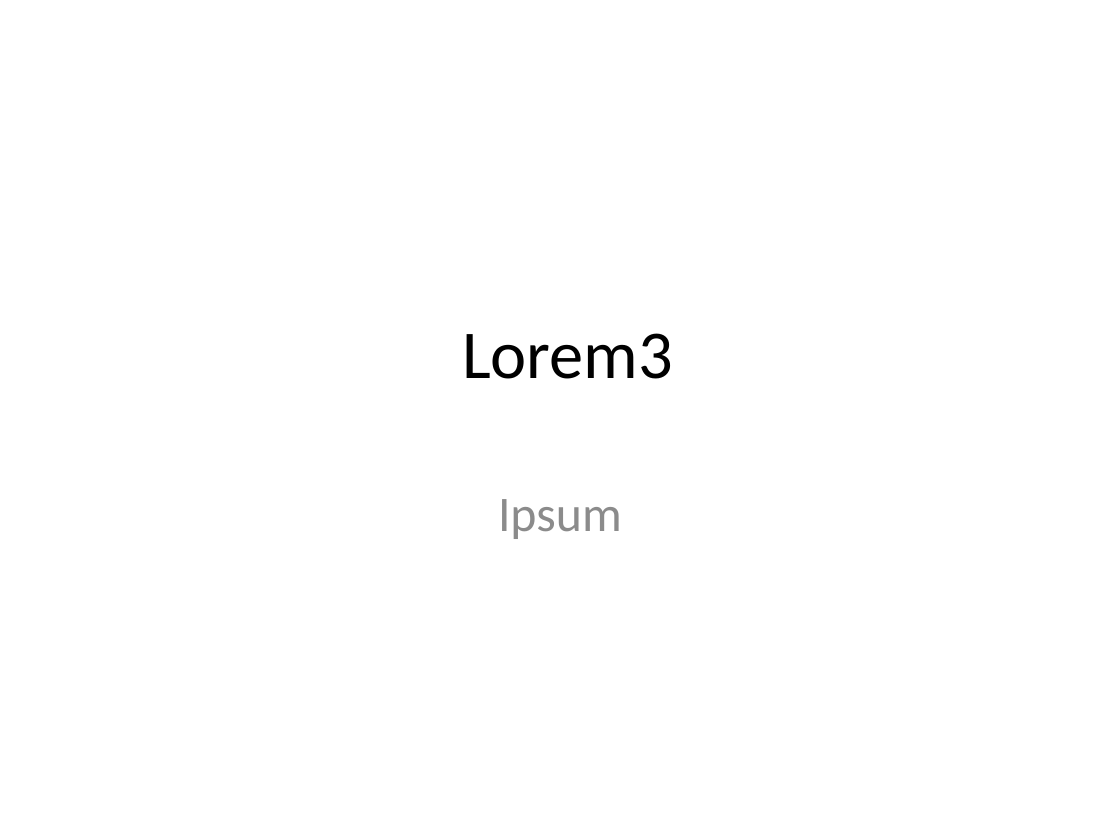
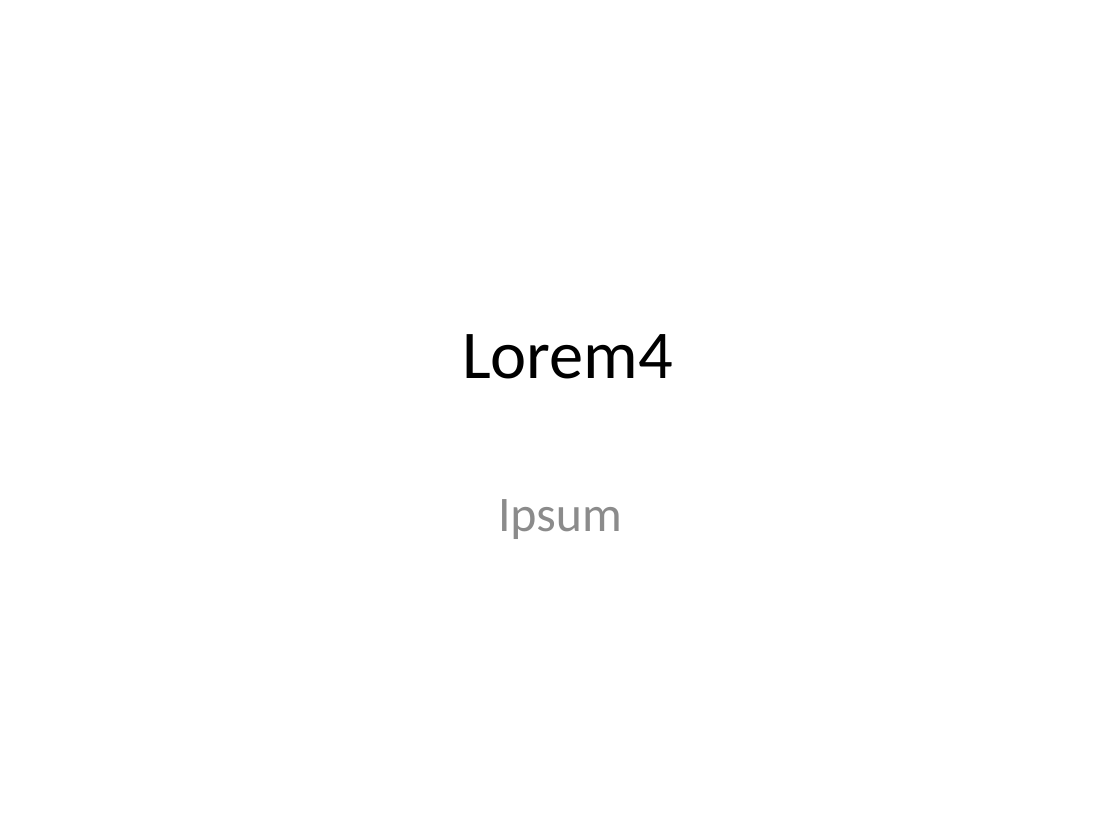
Before and after one commit to jbeejones/MyTest, a slide deck: slide 1 of docs/Presentation2.pptx. Drawn at 1120x840 pixels with LibreOffice and Linux fonts; fonts in the diff are those of the drawing. Boxes give left, top, right and bottom in pixels: in the first picture for what was removed or moved away, otherwise in the second. Text is boxed around its words. In the diff, an @@ line names an element or a change of style, - is before the commit and + after.

Commit message:
/ ‘docs/Presentation2.pptx’

```diff
--- a/docs/Presentation2.pptx
+++ b/docs/Presentation2.pptx
@@ title at bbox=[462, 334, 673, 379]: text changed @@
-Lorem3
+Lorem4
```
